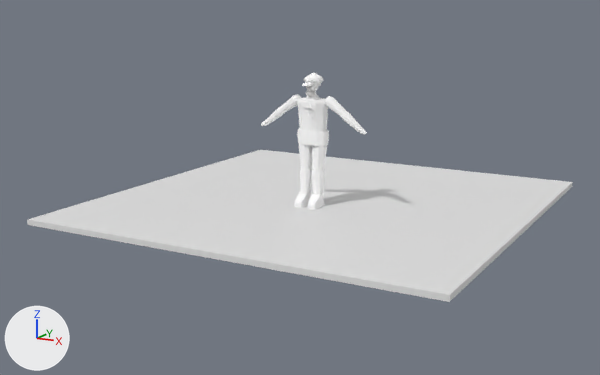
An edit to the Blender file ArtSource/Pedestrians/Blender/CemeteryWatchman3D.blend, drawn before and after from the same camera.
One viewpoint serves both versions: a 50 mm lens placed at (5.11, -9.51, 2.74), pointed at (-0.22, 0.06, 0.2). Arrows for +X, +Y and +Z are at lower left; the lights stay in place. The first picture is the older version.

Names of what the first picture shows: 'PreviewGround' and 17 more.
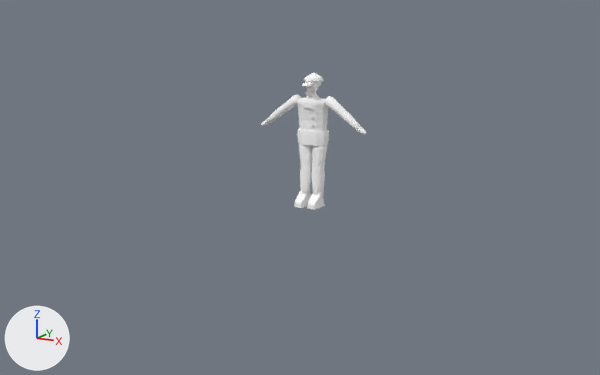
Changed parts and their boxes [x1, y1, x2, y2] in the pictures (600 x 375 px):
```json
{"object": "PreviewGround", "change": "deleted", "before": [27, 150, 573, 302]}
```

Edits to the scene script, one JSON object a line:
```json
{"op": "remove", "block": "ob_previewground", "code": ["ob_previewground = bpy.data.objects.new('PreviewGround', me_previewground_mesh)", "ob_previewground.location = (0.0, 0.0, 0.0)"]}
```
